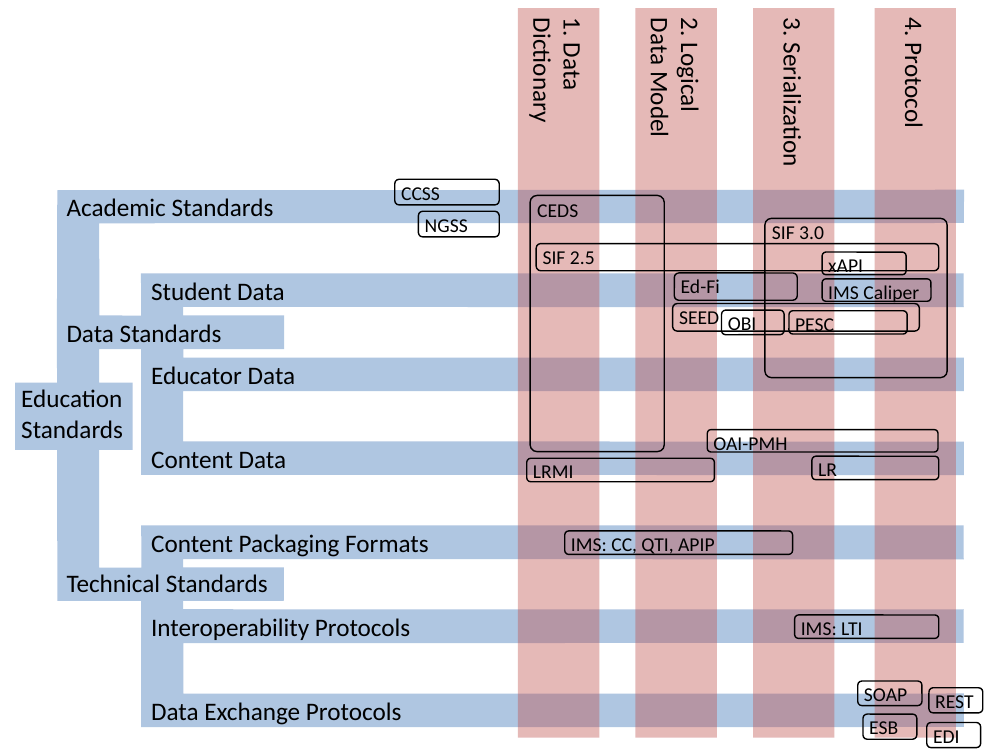
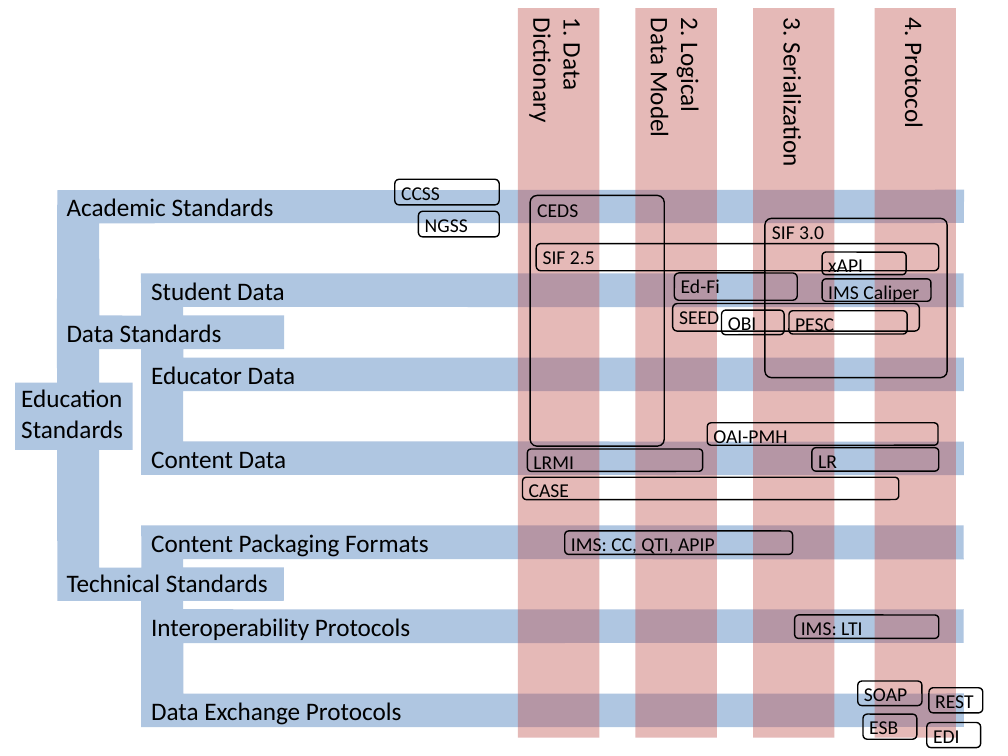
Before and after one commit to EdMatrix/edmatrix.github.io, a slide deck: slide 3 of _original_documents/Diagrams.pptx. Drawn at 1008x756 pixels with LibreOffice and Linux fonts; fonts in the diff are those of the drawing. Boxes give left, top, right and bottom in pixels: in the first picture for what was removed or moved away, otherwise in the second. Text is boxed around its words. In the diff, an @@ line names an element or a change of style, - is before the commit and + after.

```diff
--- a/_original_documents/Diagrams.pptx
+++ b/_original_documents/Diagrams.pptx
@@ rounded rectangle "CEDS": place and size @@
-rounded rectangle "CEDS" at box(530, 196, 664, 452)
+rounded rectangle "CEDS" at box(530, 196, 664, 447)
@@ rounded rectangle "LRMI": place and size @@
-rounded rectangle "LRMI" at box(527, 459, 715, 482)
+rounded rectangle "LRMI" at box(527, 449, 703, 471)
@@ rounded rectangle "OAI-PMH": place and size @@
-rounded rectangle "OAI-PMH" at box(708, 429, 938, 452)
+rounded rectangle "OAI-PMH" at box(708, 422, 938, 445)
@@ rounded rectangle "LR": place and size @@
-rounded rectangle "LR" at box(811, 457, 938, 480)
+rounded rectangle "LR" at box(811, 448, 938, 471)
@@ rounded rectangle added at box(522, 477, 898, 499), outline #000000 1 pt, 14 pt, text #000000 @@
+CASE
```
Also in this commit, not shown: 1 other slide changed, 27 other files.
